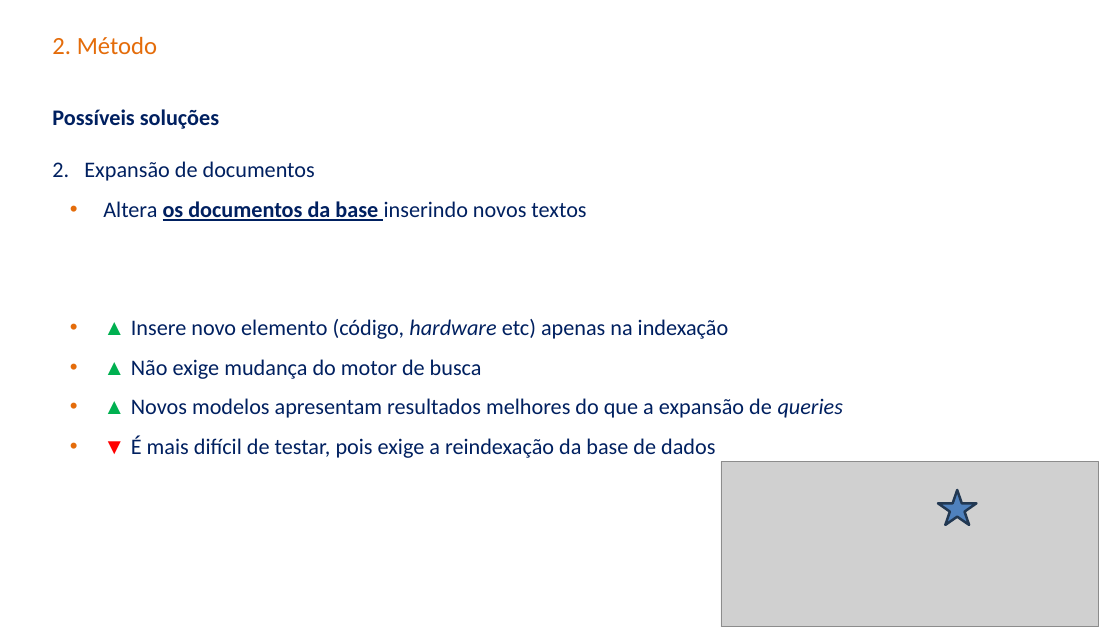
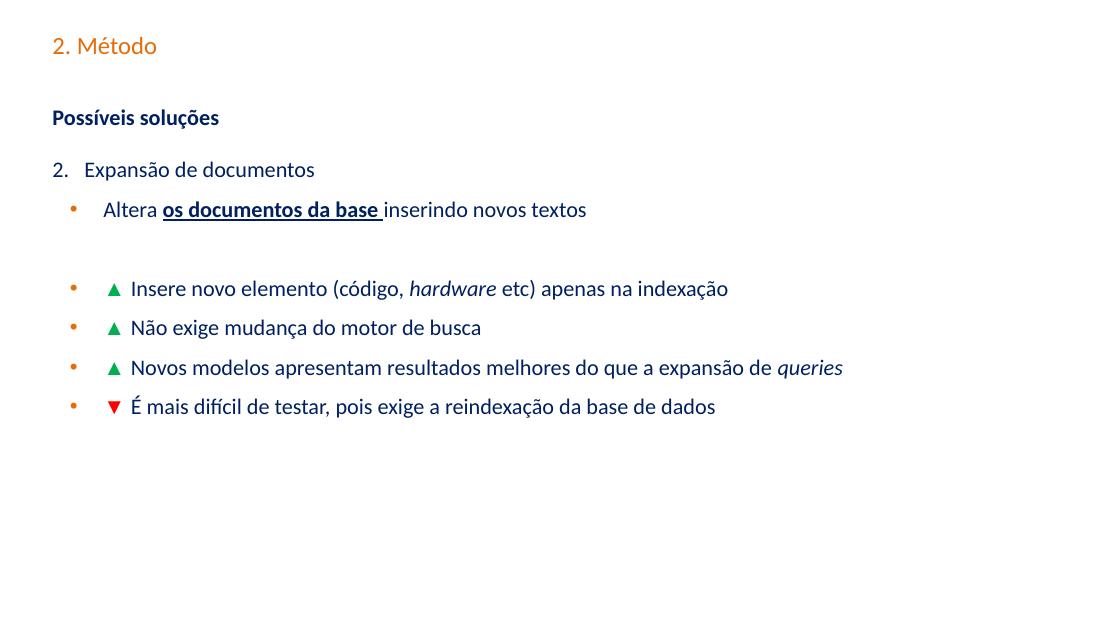
Before and after one commit to carisio/juris_tcu_expansao_doc, a slide deck: slide 13 of projeto_final/Apresentação.pptx. Drawn at 1120x630 pixels with LibreOffice and Linux fonts; fonts in the diff are those of the drawing; grey boxes stand for pictures; background and template pictures are left out. Boxes give left, top, right and bottom in pixels: in the first picture for what was removed or moved away, otherwise in the second. Text is boxed around its words. In the diff, an @@ line names an element or a change of style, - is before the commit and + after.

```diff
--- a/projeto_final/Apresentação.pptx
+++ b/projeto_final/Apresentação.pptx
@@ text "2. Expansão de documentos" rewrapped from box(52, 161, 843, 458) to box(52, 161, 843, 418) @@
@@ picture removed at box(721, 461, 1099, 627) @@
@@ star removed at box(938, 490, 976, 524) @@
```
Also in this commit, not shown: 5 other slides changed.
